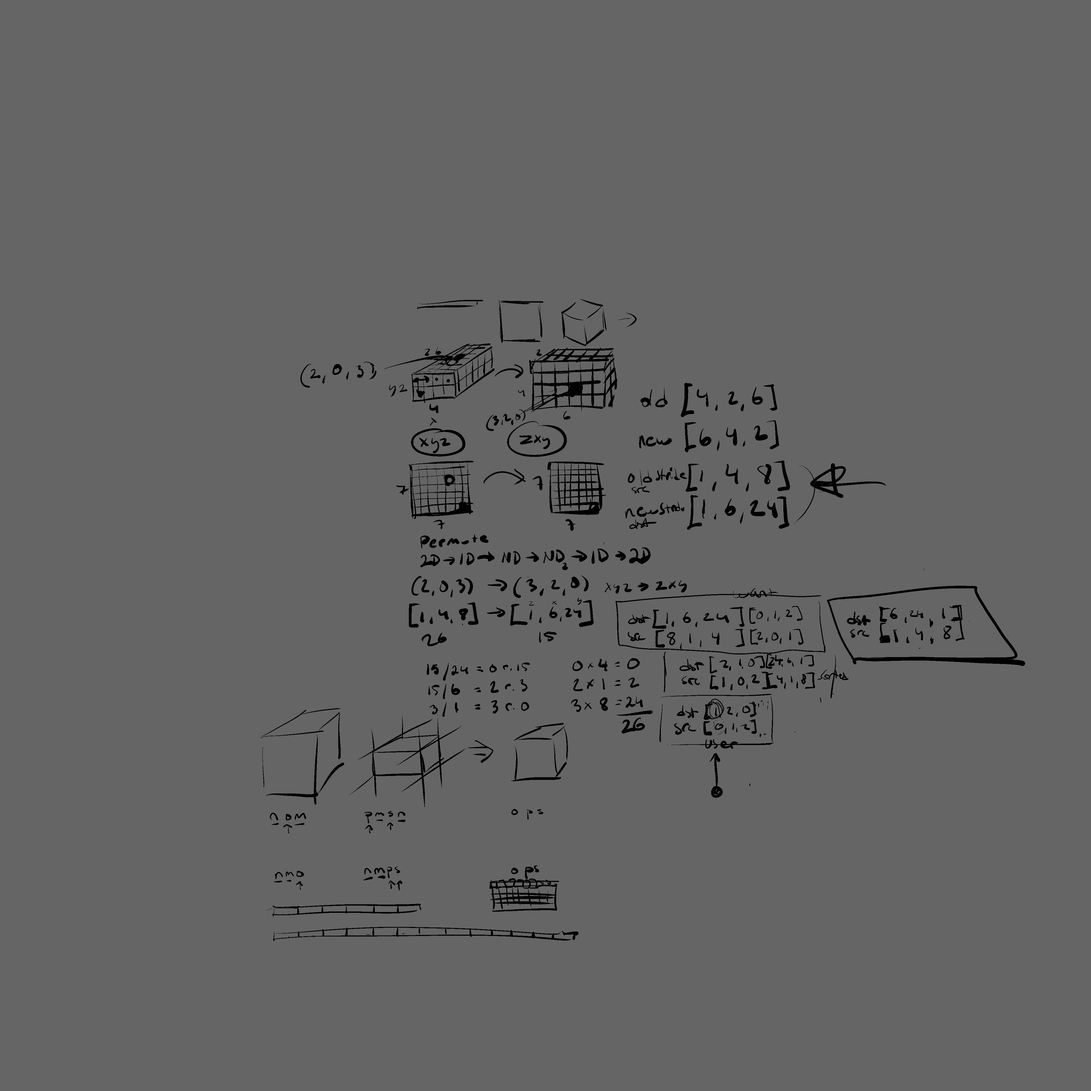
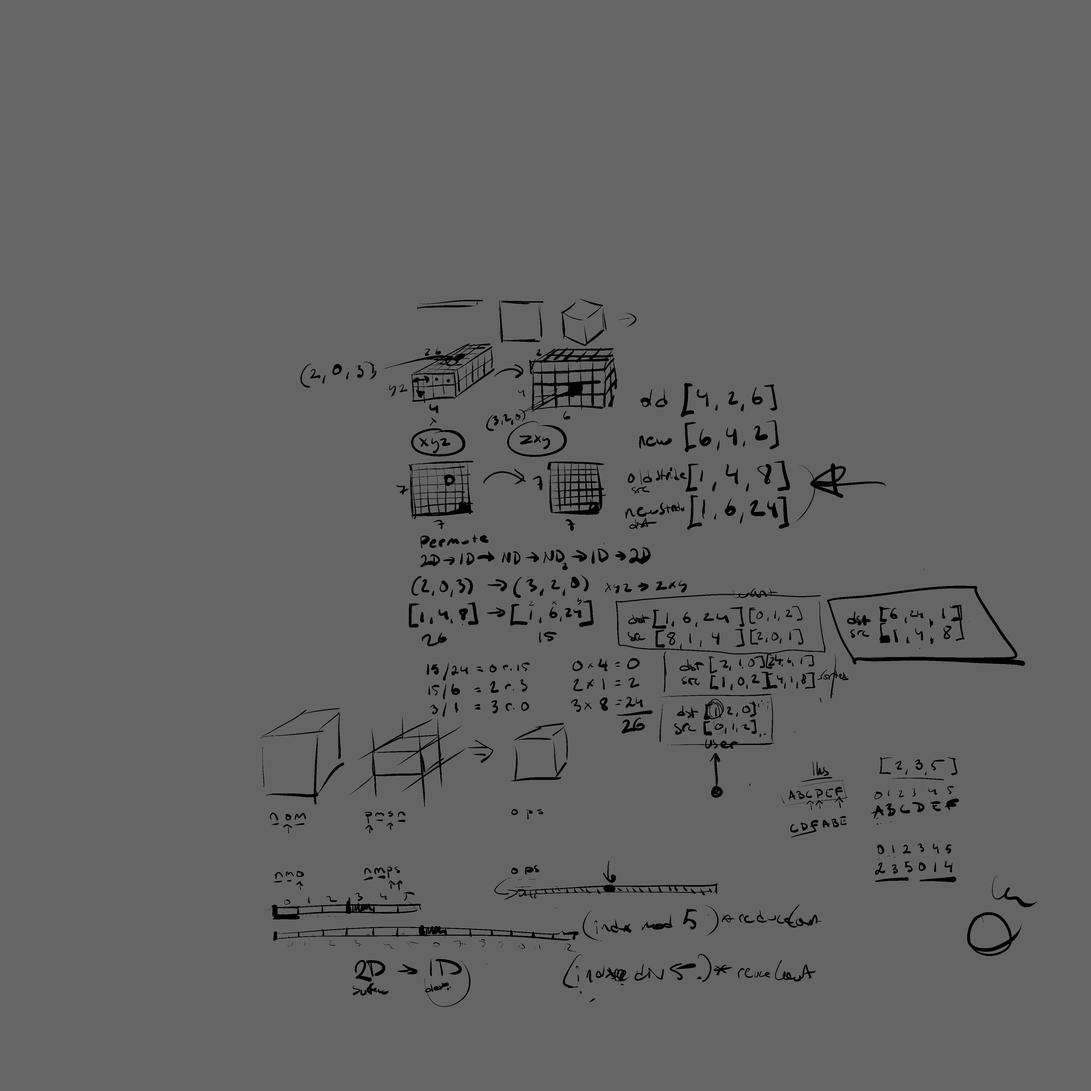
Layer changes from the first 1091x1091 image to the second:
painted on "Paint Layer 17" over [271,757,1039,1008]
